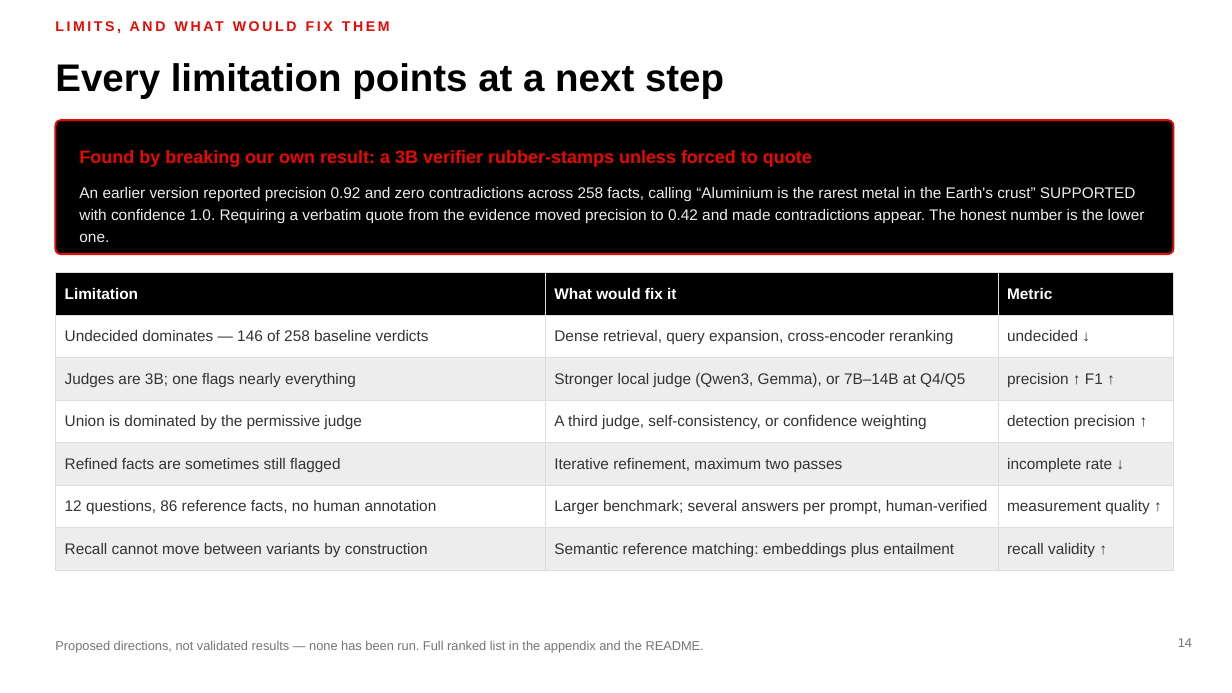
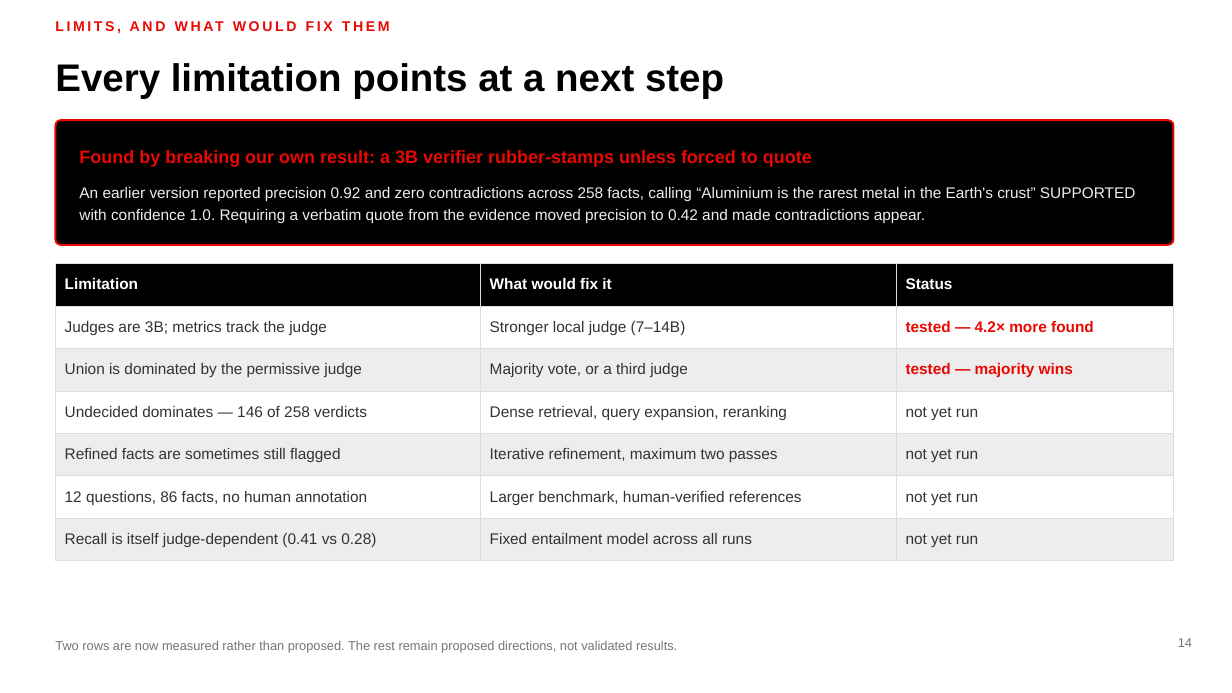
Before and after one commit to MadhavKrishna06/Verifact-Lite, a slide deck: slide 14 of presentation/VERIFACT-Lite-TTU.pptx. Drawn at 1232x693 pixels with LibreOffice and Linux fonts; fonts in the diff are those of the drawing. Boxes give left, top, right and bottom in pixels: in the first picture for what was removed or moved away, otherwise in the second. Text is boxed around its words. In the diff, an @@ line names an element or a change of style, - is before the commit and + after.

Commit message:
docs: fold the Colab findings into the deck (beta)
Two new result slides: the judge as measuring instrument (identical facts
score 0.105 incomplete at 3B and 0.438 at 7B; identical answers score 0.41
recall at 3B and 0.28 at 7B), and which conclusions survived the upgrade
(majority still beats union on precision everywhere; the 60% incomplete-rate
gap was a 3B artifact).

Verdict-change slide now carries contradicted 3 to 8, completing the paper's
reported pattern. The paper-comparison and limitations slides mark two rows as
measured rather than proposed. Word mapping moves to the appendix, which also
gains experiment B.

```diff
--- a/presentation/VERIFACT-Lite-TTU.pptx
+++ b/presentation/VERIFACT-Lite-TTU.pptx
@@ rounded rectangle: place and size @@
-rounded rectangle at [55,120,1174,254]
+rounded rectangle at [55,120,1174,245]
@@ rounded rectangle at [55,120,1174,245]: proportions changed @@
@@ text at [79,187,1135,224]: text changed @@
-An earlier version reported precision 0.92 and zero contradictions across 258 facts, calling “Aluminium is the rarest metal in the Earth's crust” SUPPORTED with confidence 1.0. Requiring a verbatim quote from the evidence moved precision to 0.42 and made contradictions appear. The honest number is the lower one.
+An earlier version reported precision 0.92 and zero contradictions across 258 facts, calling “Aluminium is the rarest metal in the Earth's crust” SUPPORTED with confidence 1.0. Requiring a verbatim quote from the evidence moved precision to 0.42 and made contradictions appear.
@@ table at [55,263,1174,551] @@
-row 1, column 3: Metric
+row 1, column 3: Status
-row 2: Undecided dominates — 146 of 258 baseline verdicts | Dense retrieval, query expansion, cross-encoder reranking | undecided ↓
+row 2: Judges are 3B; metrics track the judge | Stronger local judge (7–14B) | tested — 4.2× more found
-row 3: Judges are 3B; one flags nearly everything | Stronger local judge (Qwen3, Gemma), or 7B–14B at Q4/Q5 | precision ↑ F1 ↑
+row 3: Union is dominated by the permissive judge | Majority vote, or a third judge | tested — majority wins
-row 4: Union is dominated by the permissive judge | A third judge, self-consistency, or confidence weighting | detection precision ↑
+row 4: Undecided dominates — 146 of 258 verdicts | Dense retrieval, query expansion, reranking | not yet run
-row 5, column 3: incomplete rate ↓
+row 5, column 3: not yet run
-row 6: 12 questions, 86 reference facts, no human annotation | Larger benchmark; several answers per prompt, human-verified | measurement quality ↑
+row 6: 12 questions, 86 facts, no human annotation | Larger benchmark, human-verified references | not yet run
-row 7: Recall cannot move between variants by construction | Semantic reference matching: embeddings plus entailment | recall validity ↑
+row 7: Recall is itself judge-dependent (0.41 vs 0.28) | Fixed entailment model across all runs | not yet run
@@ table: place and size @@
-table at [55,273,1174,561]
+table at [55,263,1174,551]
@@ text at [55,640,677,653]: text changed @@
-Proposed directions, not validated results — none has been run. Full ranked list in the appendix and the README.
+Two rows are now measured rather than proposed. The rest remain proposed directions, not validated results.
```
Also in this commit, not shown: 11 other slides changed, 4 slides added, 3 slides removed, 2 other files.
